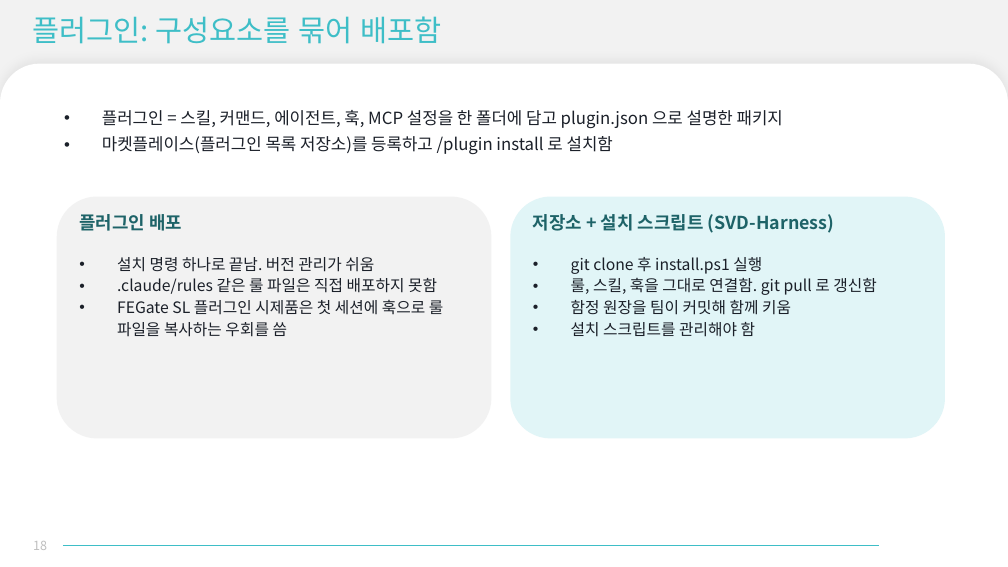
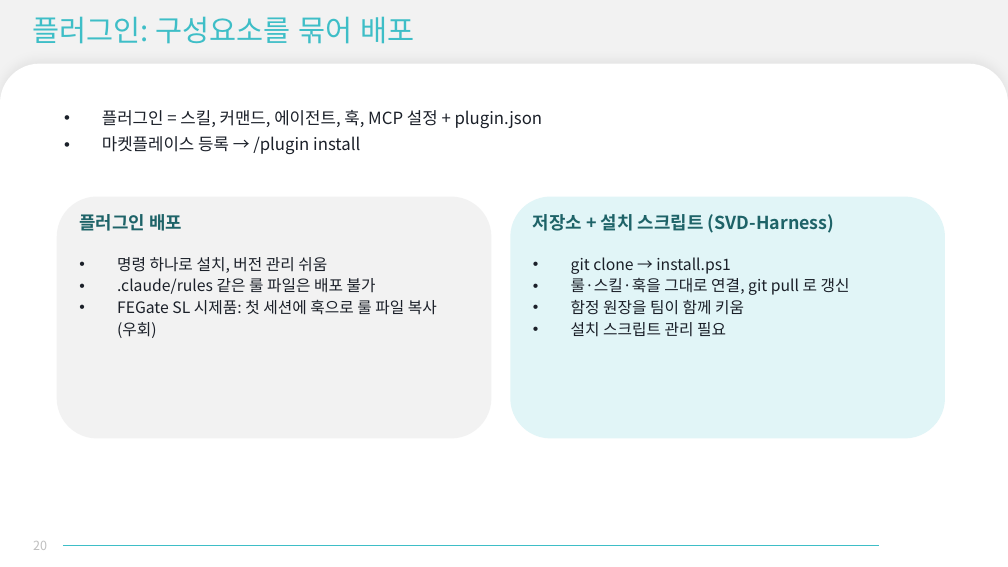
Before and after one commit to evespimrose/SVD-Harness, a slide deck: slide 20 of docs/presentation/LLM-도입-발표.pptx (slide 18 before the commit). Drawn at 1008x567 pixels with LibreOffice and Linux fonts; fonts in the diff are those of the drawing; background and template pictures are left out. Boxes give left, top, right and bottom in pixels: in the first picture for what was removed or moved away, otherwise in the second. Text is boxed around its words. In the diff, an @@ line names an element or a change of style, - is before the commit and + after.

```diff
--- a/docs/presentation/LLM-도입-발표.pptx
+++ b/docs/presentation/LLM-도입-발표.pptx
@@ title at [32, 16, 415, 44]: text changed @@
-플러그인: 구성요소를 묶어 배포함
+플러그인: 구성요소를 묶어 배포
@@ text at [102, 110, 543, 154]: text changed @@
-• 플러그인 = 스킬, 커맨드, 에이전트, 훅, MCP 설정을 한 폴더에 담고 plugin.json 으로 설명한 패키지
-• 마켓플레이스(플러그인 목록 저장소)를 등록하고 /plugin install 로 설치함
+• 플러그인 = 스킬, 커맨드, 에이전트, 훅, MCP 설정 + plugin.json
+• 마켓플레이스 등록 → /plugin install
@@ text at [117, 257, 437, 338]: text changed @@
-• 설치 명령 하나로 끝남. 버전 관리가 쉬움
-• .claude/rules 같은 룰 파일은 직접 배포하지 못함
-• FEGate SL 플러그인 시제품은 첫 세션에 훅으로 룰 파일을 복사하는 우회를 씀
+• 명령 하나로 설치, 버전 관리 쉬움
+• .claude/rules 같은 룰 파일은 배포 불가
+• FEGate SL 시제품: 첫 세션에 훅으로 룰 파일 복사 (우회)
@@ text at [571, 257, 850, 337]: text changed @@
-• git clone 후 install.ps1 실행
-• 룰, 스킬, 훅을 그대로 연결함. git pull 로 갱신함
-• 함정 원장을 팀이 커밋해 함께 키움
-• 설치 스크립트를 관리해야 함
+• git clone → install.ps1
+• 룰·스킬·훅을 그대로 연결, git pull 로 갱신
+• 함정 원장을 팀이 함께 키움
+• 설치 스크립트 관리 필요
@@ page number at [33, 541, 47, 550]: text changed @@
-18
+20
```
Also in this commit, not shown: 27 other slides changed, 2 slides added.
